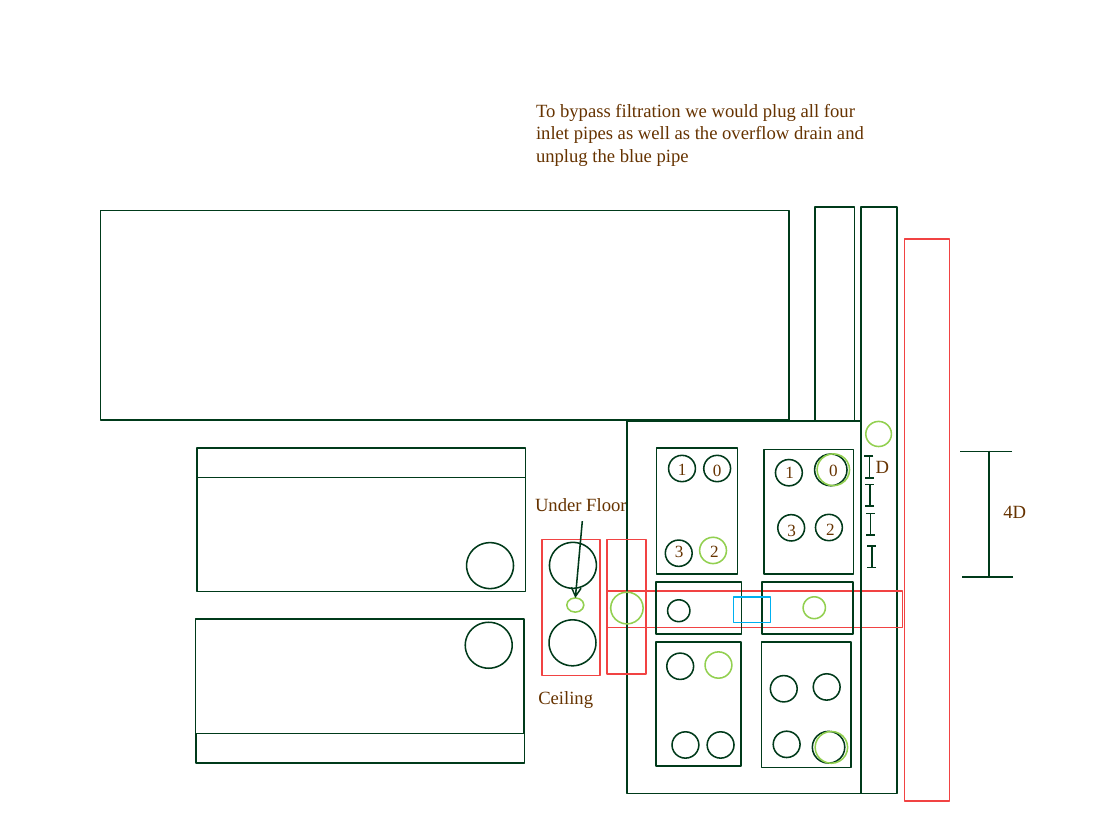
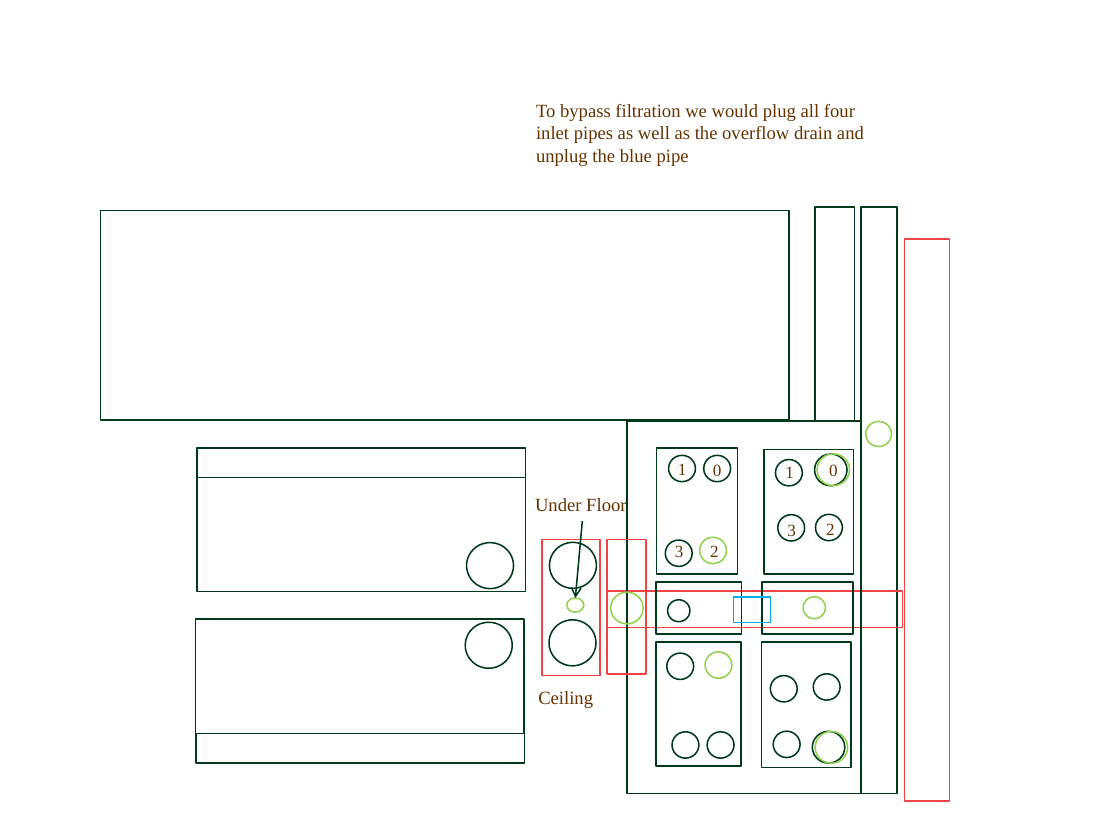
Before and after one commit to AguaClara/mathcad, a slide deck: slide 6 of Final Designs/SRSF Layout.pptx. Drawn at 1120x840 pixels with LibreOffice and Linux fonts; fonts in the diff are those of the drawing. Boxes give left, top, right and bottom in pixels: in the first picture for what was removed or moved away, otherwise in the second. Text is boxed around its words. In the diff, an @@ line names an element or a change of style, - is before the commit and + after.

```diff
--- a/Final Designs/SRSF Layout.pptx
+++ b/Final Designs/SRSF Layout.pptx
@@ line removed from (874, 478) to (865, 478) @@
@@ line removed from (874, 456) to (865, 456) @@
@@ line removed from (869, 456) to (869, 478) @@
@@ text removed at <box>876,460,889,473</box> @@
-D
@@ line removed from (1012, 451) to (961, 451) @@
@@ line removed from (989, 450) to (989, 577) @@
@@ line removed from (874, 484) to (865, 484) @@
@@ line removed from (875, 506) to (866, 506) @@
@@ line removed from (870, 484) to (870, 506) @@
@@ text removed at <box>1003,505,1026,518</box> @@
-4D
@@ line removed from (875, 535) to (866, 535) @@
@@ line removed from (875, 513) to (866, 513) @@
@@ line removed from (870, 513) to (870, 535) @@
@@ line removed from (876, 568) to (867, 568) @@
@@ line removed from (876, 545) to (867, 545) @@
@@ line removed from (872, 545) to (872, 568) @@
@@ line removed from (1014, 577) to (962, 577) @@
```
Also in this commit, not shown: 1 other file.
